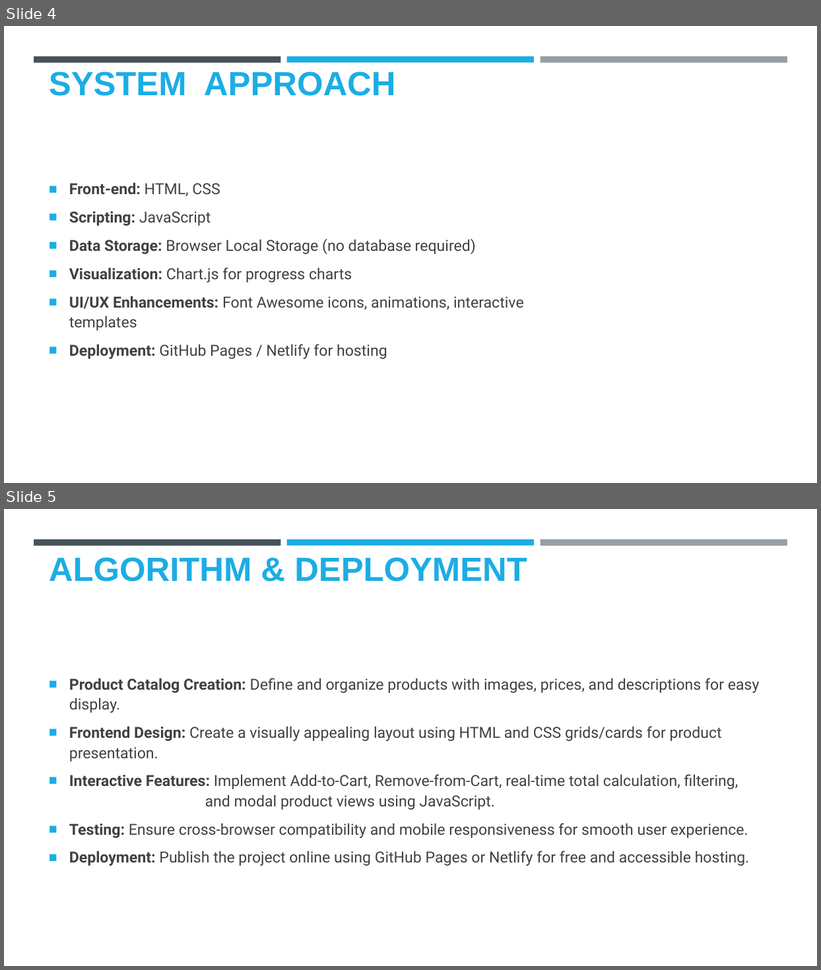
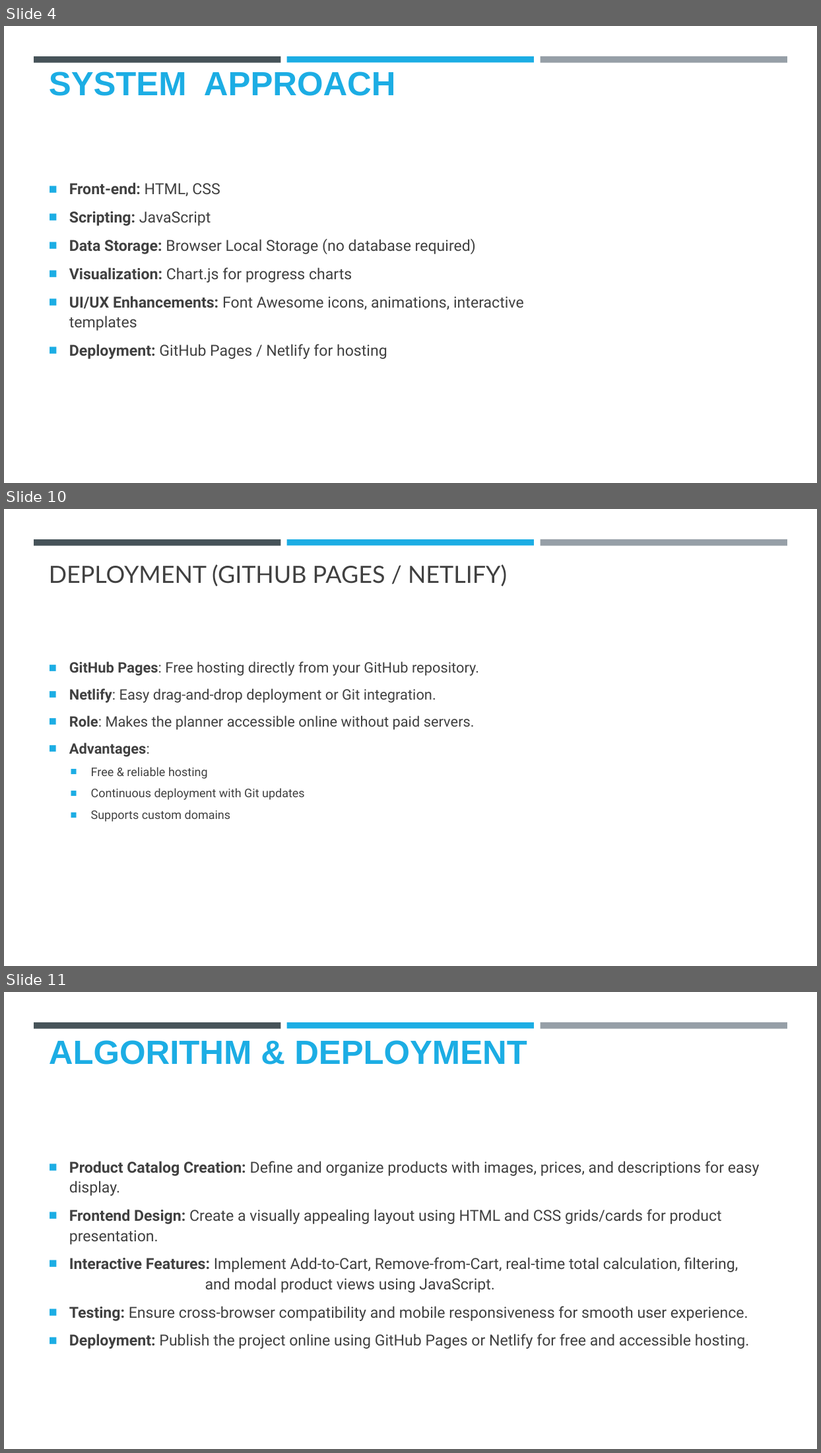
Before and after one commit to timcoder-12/study-dashboard, a slide deck: SSP_ppt.pptx. Shown one above the other, each under a label of ours: slides 4 and 5 before the commit, slides 4, 10 and 11 after it; the slides between them are not shown. The pictures are 821x970 and 821x1453 pixels, drawn with LibreOffice and Linux fonts; fonts in the diff are those of the drawing; background and template pictures are left out. Boxes give left, top, right and bottom in pixels: in the first picture for what was removed or moved away, otherwise in the second. Text is boxed around its words. In the diff, an @@ line names an element or a change of style, - is before the commit and + after.

```diff
--- a/SSP_ppt.pptx
+++ b/SSP_ppt.pptx
@@ slide 10 added at <box>4,509,817,966</box>, background #FFFFFF; not listed: 3 template elements that a slide beside it also shows @@
@@ title added at <box>49,564,507,586</box>, 28 pt, text #404040 @@
+DEPLOYMENT (GITHUB PAGES / NETLIFY)
@@ text added at <box>69,661,479,822</box>, 17 pt, text #404040 @@
+■ GitHub Pages: Free hosting directly from your GitHub repository.
+■ Netlify: Easy drag-and-drop deployment or Git integration.
+■ Role: Makes the planner accessible online without paid servers.
+■ Advantages:
+  ■ Free & reliable hosting
+  ■ Continuous deployment with Git updates
+  ■ Supports custom domains
@@ what was slide 5 is now slide 11 @@
```
Also in this commit, not shown: 5 other slides added.
